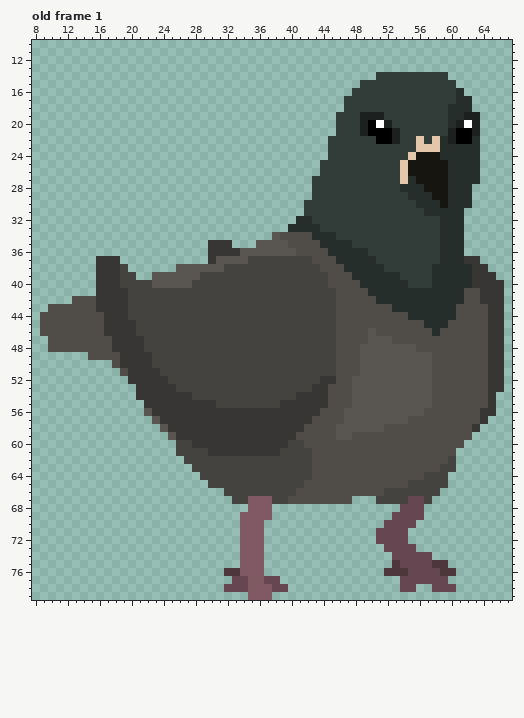
A pixel-art file gets an edit: Assets/Sprite/Pombos/Pombo 1.aseprite. The picture above was drawn from the file before the commit.
80x80 pixels, 2 frames. Shown: old frame 1: x 8..67, y 10..79. The commit also changed other frames, which this record leaves out.
And afterwards:
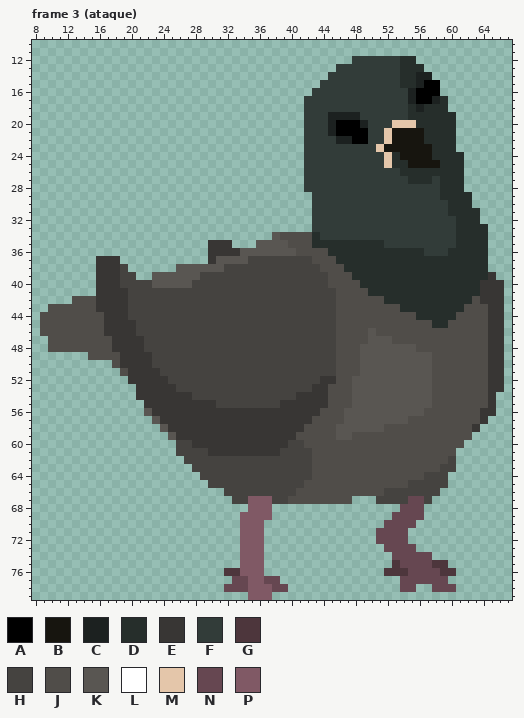
Palette (. is transparent): A #000000  B #17150f  C #1c2120  D #262e2b  E #383634  F #323c39  G #4d363c  H #454340  J #504d49  K #595652  L #ffffff  M #e4c6aa  N #664751  P #805965
A new or re-ordered frame is compared with the old frame closest to it.
What changed:
frames 2 -> 6
Frame 3 (ataque) is new; against old frame 1, layer "corpo":
y 12: x 48..55 ........ -> FFFFFFDD
y 13: x 46..56 ........... -> FFFFFFFFDDD
y 14: x 45..50 ...... -> FFFFFF; x 54..59 FFFFFF -> DDCC..
y 15: x 44..48 ..... -> FFFFF; x 54..60 FFFFFFF -> DDCAA..
y 16: x 43..47 ..... -> FFFFF; x 55..61 FFFFFFD -> CAAA...
y 17: x 42..46 ..... -> FFFFF; x 55..62 FFFFFFDD -> CAACD...
y 18: x 42..46 ..... -> FFFFF; x 55..62 FFFFFDDD -> DCDDD...
y 19: x 42..51 ....FFFCCC -> FFFCCCCFFF; x 55..59 FFFFF -> DDDDD; x 61..63 DCC -> ...
y 20: x 42..48 ....FFF -> FFFCAAA; x 50..59 ALCFFFFFFF -> FFFMMMDDDD; x 61..63 CLC -> ...
y 21: x 42..63 ....FFFCAAACFFFFFFCAAC -> FFFCAAAAFFMBBBBDDDD...
y 22: x 42..44 ... -> FFF; x 46..49 FFFF -> CCAA; x 51..58 AACFFMFM -> FMBBBBDD; x 60..63 CAAD -> D...
y 23: x 42..44 ... -> FFF; x 51..58 FFFFFMMM -> MBBBBBBD; x 61..63 DDD -> ...
y 24: x 42..44 ... -> FFF; x 52..55 FFFM -> MDBB; x 58 B -> D; x 62..63 DD -> ..
y 25: x 42..43 .. -> FF; x 52..54 FFM -> MDD; x 59 B -> D; x 62..63 DD -> ..
y 26: x 42..43 .. -> FF; x 54..59 MBBBBB -> DDDDDD; x 62..63 DD -> ..
y 27: x 42 . -> F; x 54 M -> F; x 56..59 BBBB -> DDFD; x 62..63 DD -> ..
y 28: x 42 . -> F; x 54..59 DDDBBB -> FFFFFD; x 62 D -> .
y 29: x 55..59 DDDBB -> FFFFD
y 30: x 42 F -> .; x 56..59 DDDB -> FFFF
y 31: x 42 F -> .; x 57..59 DDD -> FFF; x 62..63 .. -> DD
y 32: x 41..42 DD -> ..; x 59..60 DD -> FF; x 62..63 .. -> DD
y 33: x 40..43 DDDD -> ...F; x 59..60 DD -> FF; x 62..64 ... -> DDD
y 34: x 44..45 DD -> FF; x 59..60 DD -> FF; x 62..64 ... -> DDD
y 35: x 43 J -> D; x 48..51 FFFF -> DDDD; x 59..60 DD -> FF; x 62..64 ... -> DDD
y 36: x 50..56 FFFFFFF -> DDDDDDD; x 59 D -> F; x 62..64 ... -> DDD
y 37: x 51..58 FFFFFFFF -> DDDDDDDD; x 62..64 EE. -> DDD
y 38: x 52..57 FFFFFF -> DDDDDD; x 63..64 EE -> DD
y 39: x 54..57 FFFF -> DDDD; x 63..64 EE -> DD
y 40: x 55..57 FFF -> DDD; x 63 E -> D
y 41: x 62..63 JJ -> DD
y 42: x 51 D -> J; x 62 J -> D
y 43: x 53 D -> J; x 61 J -> D
y 44: x 55 D -> J
y 45: x 57 D -> J
y 46: x 58 D -> J
Pixel boxes of the changes (left, top, right, bottom) in both pictures:
changed: (288, 56, 488, 336)
